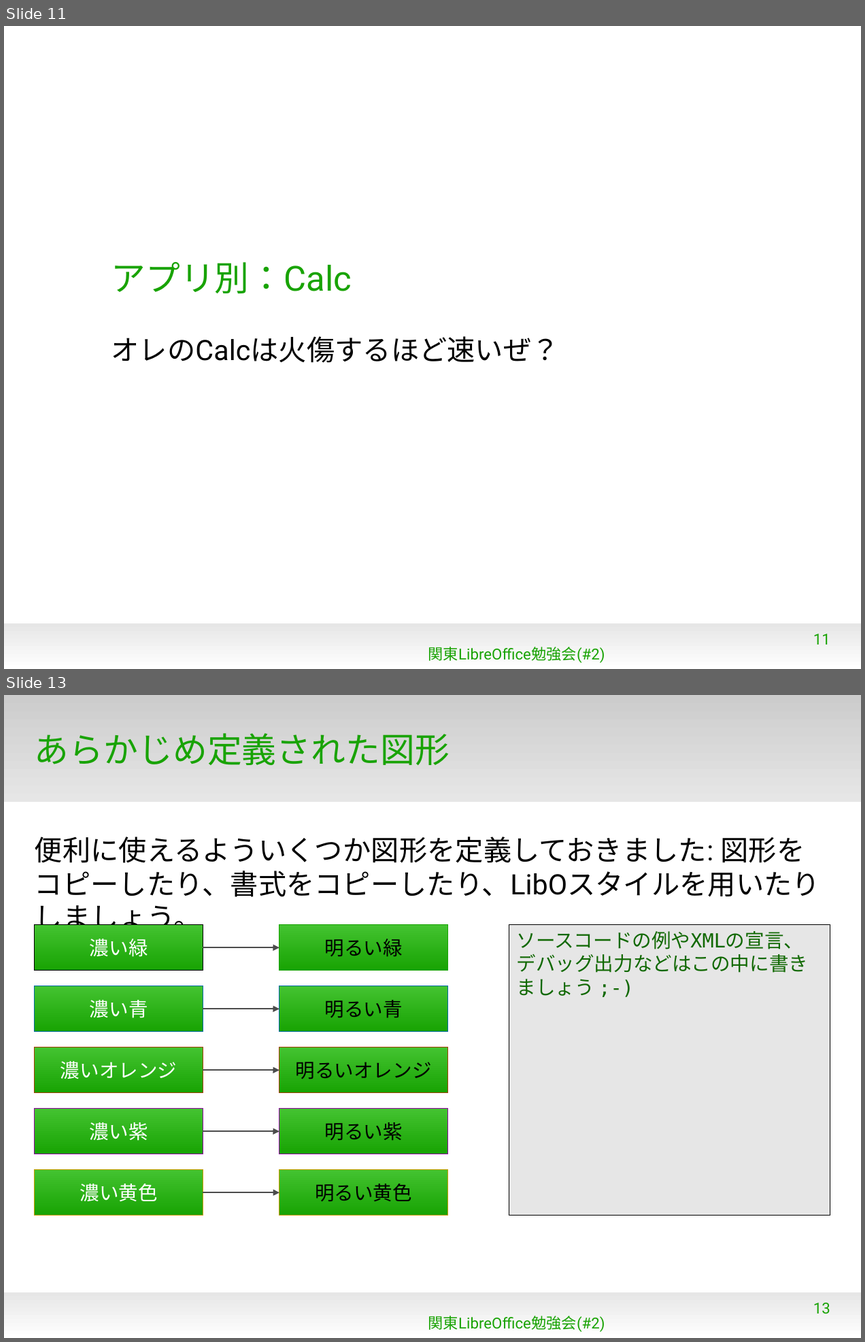
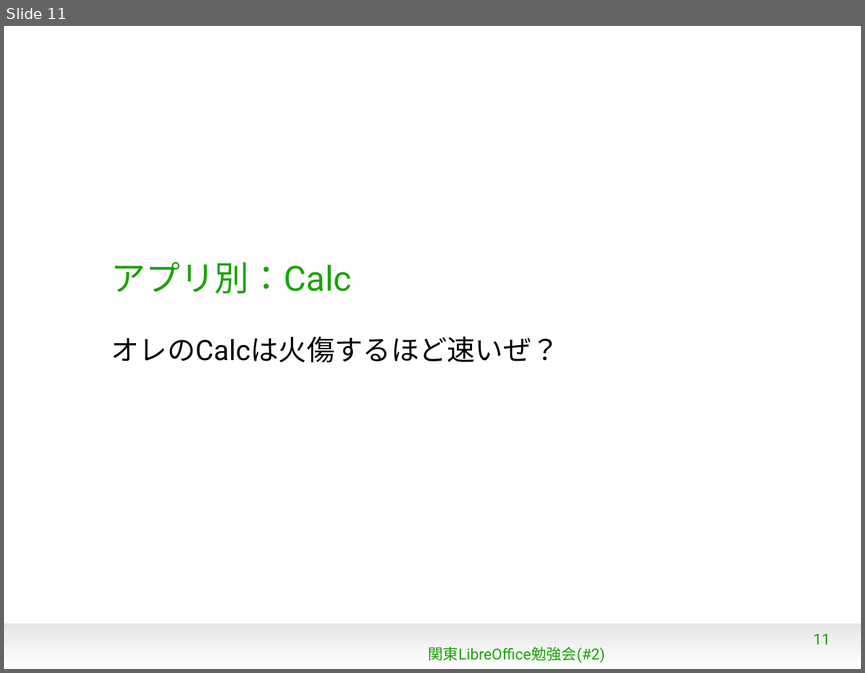
Before and after one commit to naruoga/KantoLibreOffice, a slide deck: Jan2013/WhatsNew4-0.odp. Shown one above the other, each under a label of ours: slides 11 and 13 before the commit, slide 11 after it; the slides between them are not shown. The pictures are 865x1342 and 865x673 pixels, drawn with LibreOffice and Linux fonts; fonts in the diff are those of the drawing; background and template pictures are left out. Boxes give left, top, right and bottom in pixels: in the first picture for what was removed or moved away, otherwise in the second. Text is boxed around its words. In the diff, an @@ line names an element or a change of style, - is before the commit and + after.

```diff
--- a/Jan2013/WhatsNew4-0.odp
+++ b/Jan2013/WhatsNew4-0.odp
@@ slide 13 removed at [4, 695, 861, 1338], background #FFFFFF; not listed: 1 template element that a slide beside it also shows @@
@@ rectangle removed at [4, 695, 861, 802] @@
@@ title removed at [35, 733, 449, 765] @@
-あらかじめ定義された図形
@@ text removed at [35, 836, 820, 935] @@
-便利に使えるよういくつか図形を定義しておきました: 図形をコピーしたり、書式をコピーしたり、LibOスタイルを用いたりしましょう。
@@ rectangle removed at [35, 924, 203, 970] @@
-濃い緑
@@ rectangle removed at [279, 924, 448, 970] @@
-明るい緑
@@ rectangle removed at [509, 924, 830, 1215] @@
-ソースコードの例やXMLの宣言、デバッグ出力などはこの中に書きましょう ;-)
@@ elbow arrow removed from (203, 948) to (279, 948) @@
@@ rectangle removed at [35, 986, 203, 1032] @@
-濃い青
@@ rectangle removed at [279, 986, 448, 1032] @@
-明るい青
@@ elbow arrow removed from (203, 1009) to (279, 1009) @@
@@ rectangle removed at [35, 1047, 203, 1093] @@
-濃いオレンジ
@@ rectangle removed at [279, 1047, 448, 1093] @@
-明るいオレンジ
@@ elbow arrow removed from (203, 1070) to (279, 1070) @@
@@ rectangle removed at [35, 1108, 203, 1154] @@
-濃い紫
@@ rectangle removed at [279, 1108, 448, 1154] @@
-明るい紫
@@ elbow arrow removed from (203, 1131) to (279, 1131) @@
@@ rectangle removed at [35, 1169, 203, 1215] @@
-濃い黄色
@@ rectangle removed at [279, 1169, 448, 1215] @@
-明るい黄色
@@ elbow arrow removed from (203, 1193) to (279, 1193) @@
@@ page number removed at [813, 1302, 830, 1314] @@
-13
@@ text removed at [428, 1315, 605, 1331] @@
-関東LibreOffice勉強会(#2)
```
Also in this commit, not shown: 2 slides changed, 10 slides added, 2 other slides removed.
